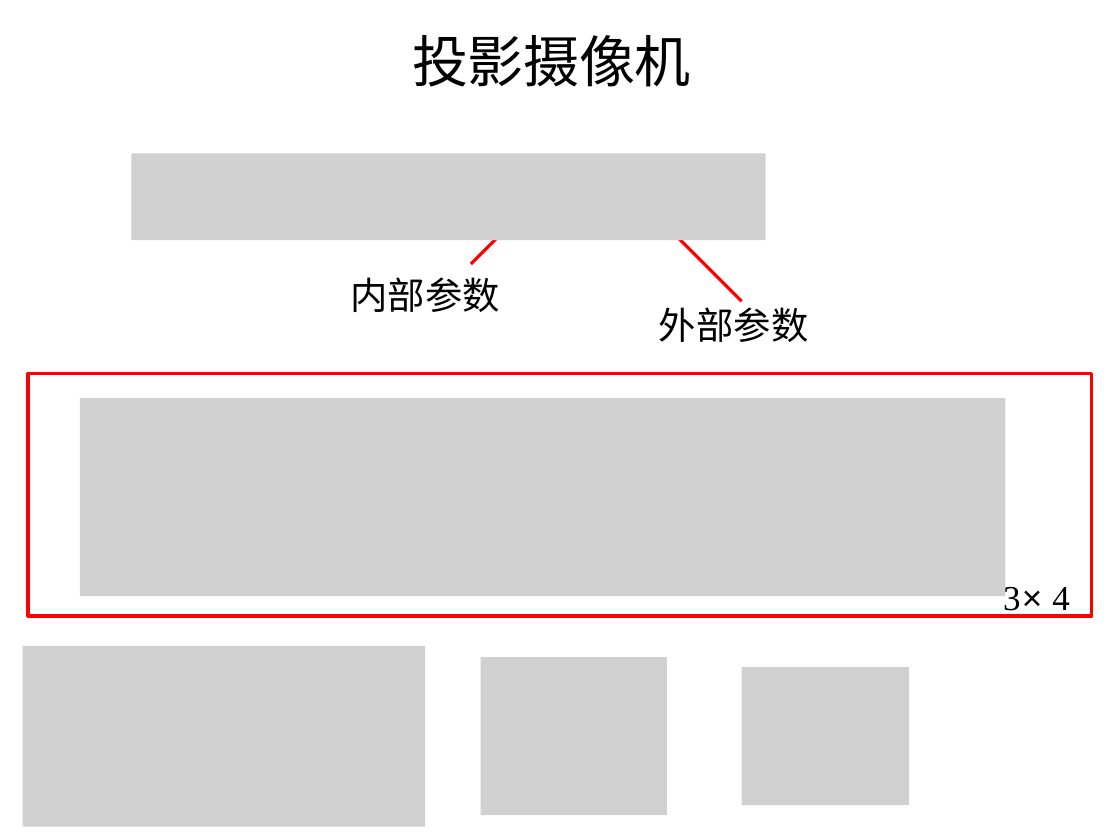
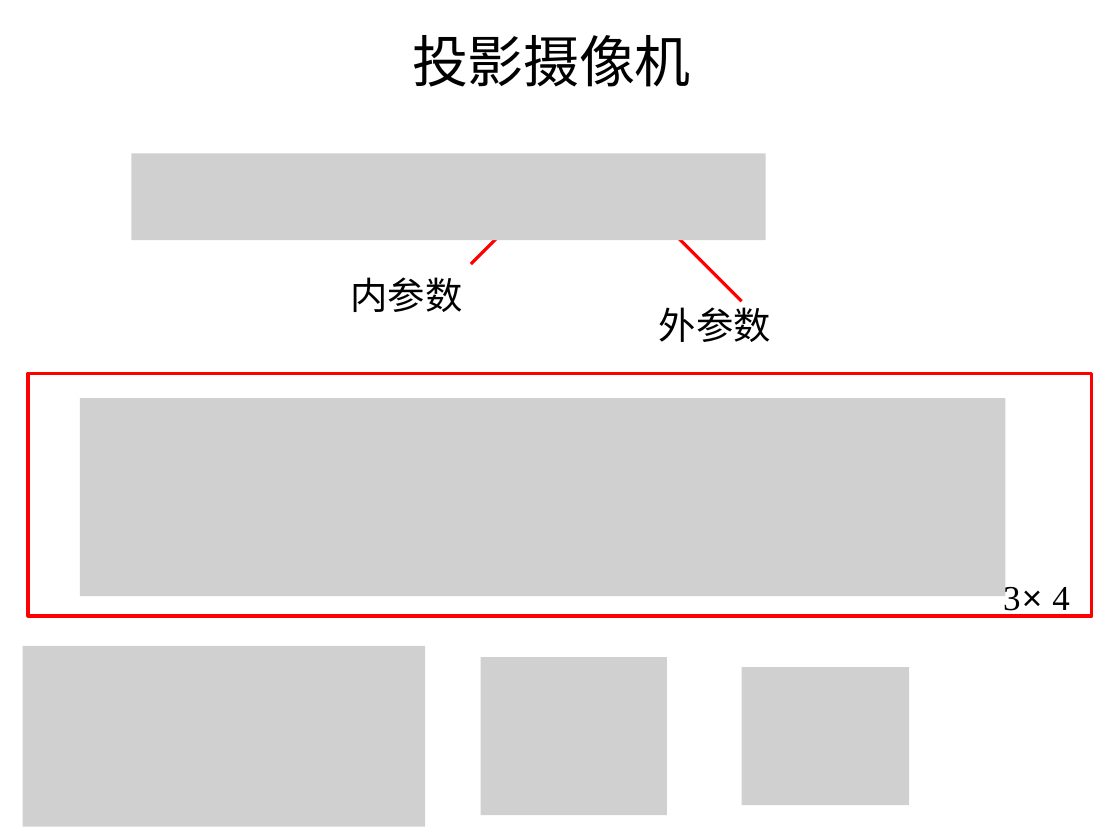
Before and after one commit to evenhax/translation_and_refining_for_cs231a, a slide deck: slide 19 of PPT231a_trans_and_refine/中文矫正版/lecture3_camera_calibration - 副本.pptx. Drawn at 1120x840 pixels with LibreOffice and Linux fonts; fonts in the diff are those of the drawing; grey boxes stand for pictures. Boxes give left, top, right and bottom in pixels: in the first picture for what was removed or moved away, otherwise in the second. Text is boxed around its words. In the diff, an @@ line names an element or a change of style, - is before the commit and + after.

```diff
--- a/PPT231a_trans_and_refine/中文矫正版/lecture3_camera_calibration - 副本.pptx
+++ b/PPT231a_trans_and_refine/中文矫正版/lecture3_camera_calibration - 副本.pptx
@@ text at [350, 277, 462, 312]: text changed @@
-内部参数
+内参数
@@ text at [659, 301, 771, 342]: text changed @@
-外部参数
+外参数
```
Also in this commit, not shown: 13 other slides changed, 3 other files.
